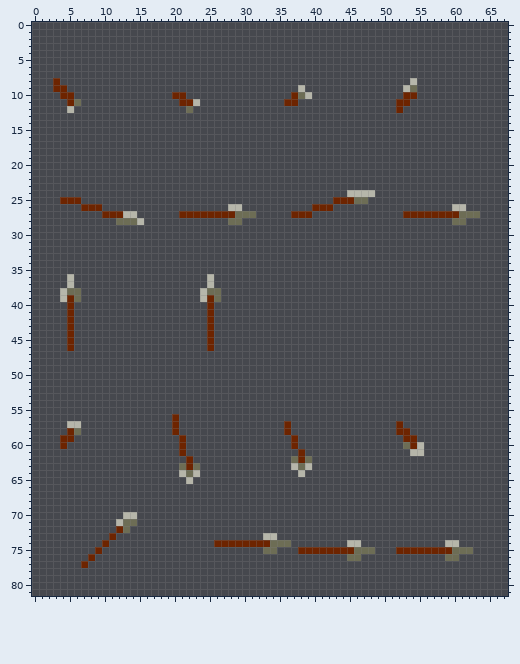
Two states of a sprite sheet, assets/item_spear_sprites.png. Above is the file before it was changed.
The file is 68x82 pixels.
The same view after the edit:
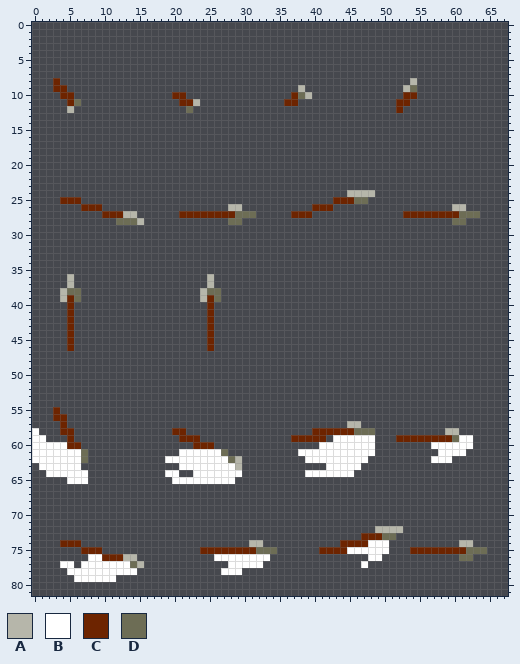
Palette (. is transparent): A #b6b6aa  B #ffffff  C #6d2400  D #6d6d55
From old to new:
@@ x 0..67 @@
 54 ....................................................................
-55 ....................................................................
-56 ....................C...............................................
-57 .....AA.............C...............C...............C...............
-58 .....CD.............C...............C...............CC..............
-59 ....CC...............C...............C...............CC.............
-60 ....C................C...............C...............DCA............
-61 .....................C................C...............AA............
-62 ......................C..............DCD............................
-63 .....................DCD.............ADA............................
-64 .....................ADA..............A.............................
-65 ......................A.............................................
+55 ...C................................................................
+56 ...CC...............................................................
+57 ....C........................................AA.....................
+58 B...CC..............CC..................CCCCCCDDD..........AA.......
+59 BB...C...............CCC.............CCCCC.BBBBBB...CCCCCCCCDBB.....
+60 BBBBBCC................CCC...............BBBBBBBB........BBBBBB.....
+61 BBBBBBBD.............BBBBBBD..........BBBBBBBBBBB.........BBBB......
+62 BBBBBBBD...........BBBBBBBBBDA.........BBBBBBBBB.........BBB........
+63 .BBBBBB..............BBBBBBBBA............BBBBB.....................
+64 ..BBBBBB...........BB..BBBBBBB.........BBBBBBB......................
+65 .....BBB............BBBBBBBBB.......................................
 66 ....................................................................
@@ x 0..67 @@
 69 ....................................................................
-70 .............AA.....................................................
-71 ............ADD.....................................................
-72 ............CD......................................................
-73 ...........C.....................AA.................................
-74 ..........C...............CCCCCCCCDDD........AA............AA.......
-75 .........C.......................DD...CCCCCCCCDDD...CCCCCCCCDDD.....
-76 ........C....................................DD............DD.......
-77 .......C............................................................
-78 ....................................................................
-79 ....................................................................
+70 ....................................................................
+71 ....................................................................
+72 .................................................AAAA...............
+73 ...............................................CCCDD................
+74 ....CCC........................AA...........CCCCBBB..........AA.....
+75 .......CCC..............CCCCCCCCDDD......CCCCBBBBBB...CCCCCCCCDDD...
+76 ........BBCCCAA...........BBBBBBBB..............BB...........DD.....
+77 ....BB.BBBBBBBDA............BBBBB..............B....................
+78 .....BBBBBBBBBB............BBB......................................
+79 ......BBBBBB........................................................
 80 ....................................................................
